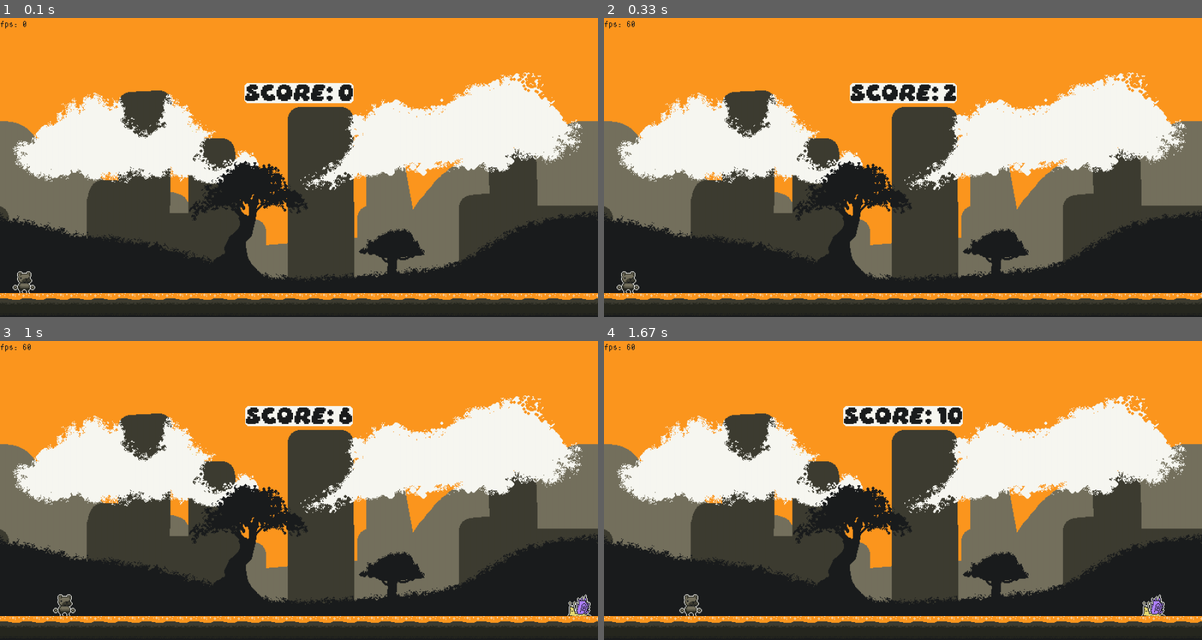
Above: before the commit, frames 1-4 (two rows, left to right).
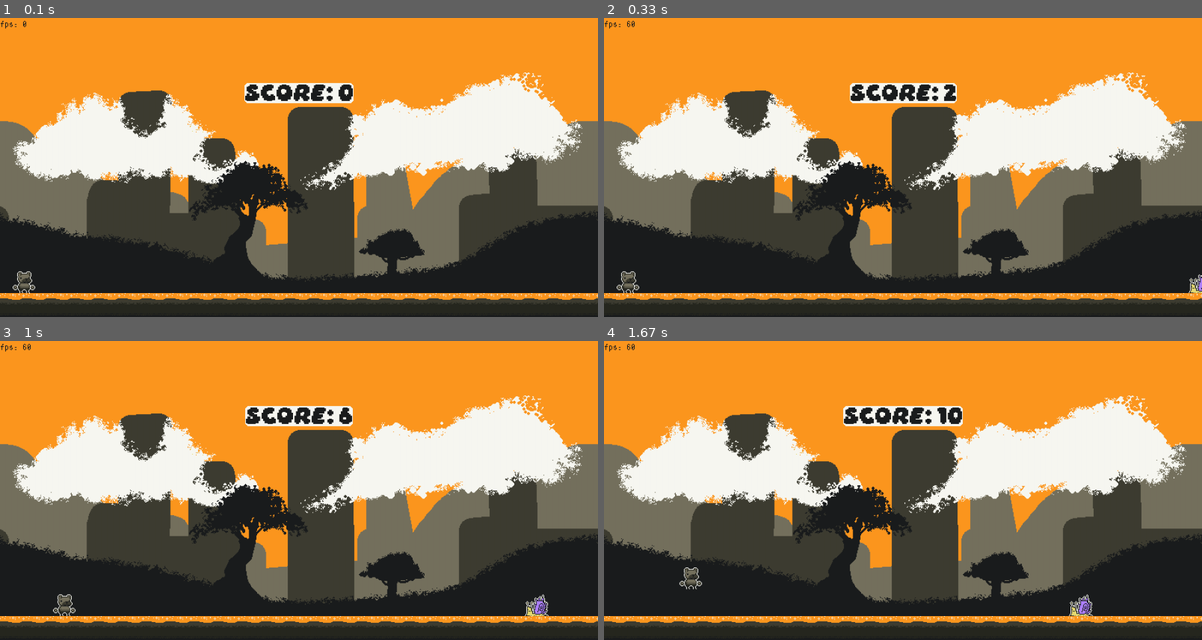
Above: after the commit, the same moments.

Repository: Garudaakuma/Learning-pygame
Game: pygame game, started from TDE - PYGAME/capyRun.py
The game is run twice, just before and just after one commit, with the same random seed, the same clock (stepped at 60 frames per second) and the same inputs.
Inputs (mouse positions are in pixels of both pictures, inside the frame that each line leads up to):
- Up to frame 1 (0.1 s): no input
- Up to frame 2 (0.33 s): no input
- Up to frame 3 (1 s): tap Space at 0.33 s; hold Right from 0.67 s (still down); move the mouse to (275, 502) at 0.7 s
- Up to frame 4 (1.67 s): release Right at 1.13 s; click (687, 604) at 1.22 s

Frame 1 is identical in both runs. In frame 2, 0.1% of the frame differs, in the area x 97-100%, y 85-92%; in frame 3, 0.4%; in frame 4, 0.7%, in the area x 12-94%, y 75-92%.

Commit message:
exit buttom and speed var created

Diff:
--- a/TDE - PYGAME/DATA/SCRIPT/entitys.py
+++ b/TDE - PYGAME/DATA/SCRIPT/entitys.py
@@ -21,7 +21,8 @@
     def walk_cicle(self, speed:int, dt:float):
         self.display.blit(self.img, self.rect)
         self.rect.x -= speed * dt
-        if self.rect.x <= -32: self.rect.x = self.display.get_width()+32
+        if self.rect.x <= -32:
+            self.rect.x = self.display.get_width()+32
 
     def colligion_check(self, player_rect) -> bool:
         return self.rect.colliderect(player_rect)
--- a/TDE - PYGAME/DATA/SCRIPT/main.py
+++ b/TDE - PYGAME/DATA/SCRIPT/main.py
@@ -29,11 +29,13 @@
         self.util = util_.utility(self.display)
 
         self.sky_surface = self.util.image_load('IMAGE','sky_background.png')
+        self.sky_rect = self.sky_surface.get_rect(midbottom=(self.display.get_width()/2,self.display.get_height()+65))
         self.ground_surface = self.util.image_load('IMAGE','floor_grass.png')
 
         self.fade_obj = util_.transition_image(self.display)
 
         self.score = 0
+        self.speed = 2
 
         self.snail_obj = enti_.Enemy(self.display, 'snail')
 
@@ -54,7 +56,7 @@
                 self.display.fill(self.BACKGROUND_COLOR)
 
                 # render
-                self.display.blit(self.sky_surface, (0,65))
+                self.display.blit(self.sky_surface, self.sky_rect)
                 self.display.blit(self.ground_surface, (0,self.display.get_height()-32))
 
                 # text
@@ -68,7 +70,7 @@
                 self.score += 0.1
 
                 # snail walking
-                self.snail_obj.walk_cicle(1,dt)
+                self.snail_obj.walk_cicle(self.speed,dt)
 
                 # player
                 self.display.blit(self.player_obj.surface, self.player_obj.rect)
@@ -100,7 +102,13 @@
                 reset_button = util_.button_rect(self.display, (128, 32), (self.display.get_width()/2, self.display.get_height()/2+40), '#f92672', text_option)
                 reset_button.render()
 
+                text_exit = util_.text_fonts(self.display, 'Daydream.ttf', 20, (self.display.get_width()/2, self.display.get_height()/2+80), 'EXIT', False, '#1b1d1e')
+                exit_button = util_.button_rect(self.display, (128, 32), (self.display.get_width()/2, self.display.get_height()/2+80), '#f92672', text_exit)
+                exit_button.render()
 
+                if exit_button.mask.overlap(self.mouse_obj.mask, (self.mouse_obj.pos[0] - exit_button.rect.x, self.mouse_obj.pos[1] - exit_button.rect.y)):
+                    exit_button.check_collision(self.mouse_obj, '#f8f8f2')
+                    if self.mouse_obj.clicked: self.end()
 
                 if reset_button.mask.overlap(self.mouse_obj.mask, (self.mouse_obj.pos[0] - reset_button.rect.x, self.mouse_obj.pos[1] - reset_button.rect.y)):
                     reset_button.check_collision(self.mouse_obj, '#f8f8f2')
@@ -108,6 +116,7 @@
                         self.game_state['Game'] = True
                         self.game_state['Game_over'] = False
                         self.score = 0
+                        self.speed = 2
                         self.snail_obj.reset()
                         self.player_obj.reset()
                         self.mouse_obj.clicked = False
@@ -124,11 +133,11 @@
                     if event.key == pyg.K_ESCAPE: self.end()
                     if self.game_state['Game']:
                         if event.key == pyg.K_SPACE and self.player_obj.ground or event.key == pyg.K_w and self.player_obj.ground or event.key == pyg.K_UP and self.player_obj.ground:
-                            self.player_obj.gravity = -12
+                            self.player_obj.gravity = -14
                             self.player_obj.ground = False
                 if event.type == pyg.MOUSEBUTTONDOWN and self.player_obj.ground and self.game_state['Game']:
                     if self.player_obj.rect.collidepoint((event.pos[0]/2, event.pos[1]/2)):
-                        self.player_obj.gravity = -12
+                        self.player_obj.gravity = -14
                         self.player_obj.ground = False
                 if event.type == pyg.MOUSEBUTTONDOWN:
                     self.mouse_obj.clicked = True
